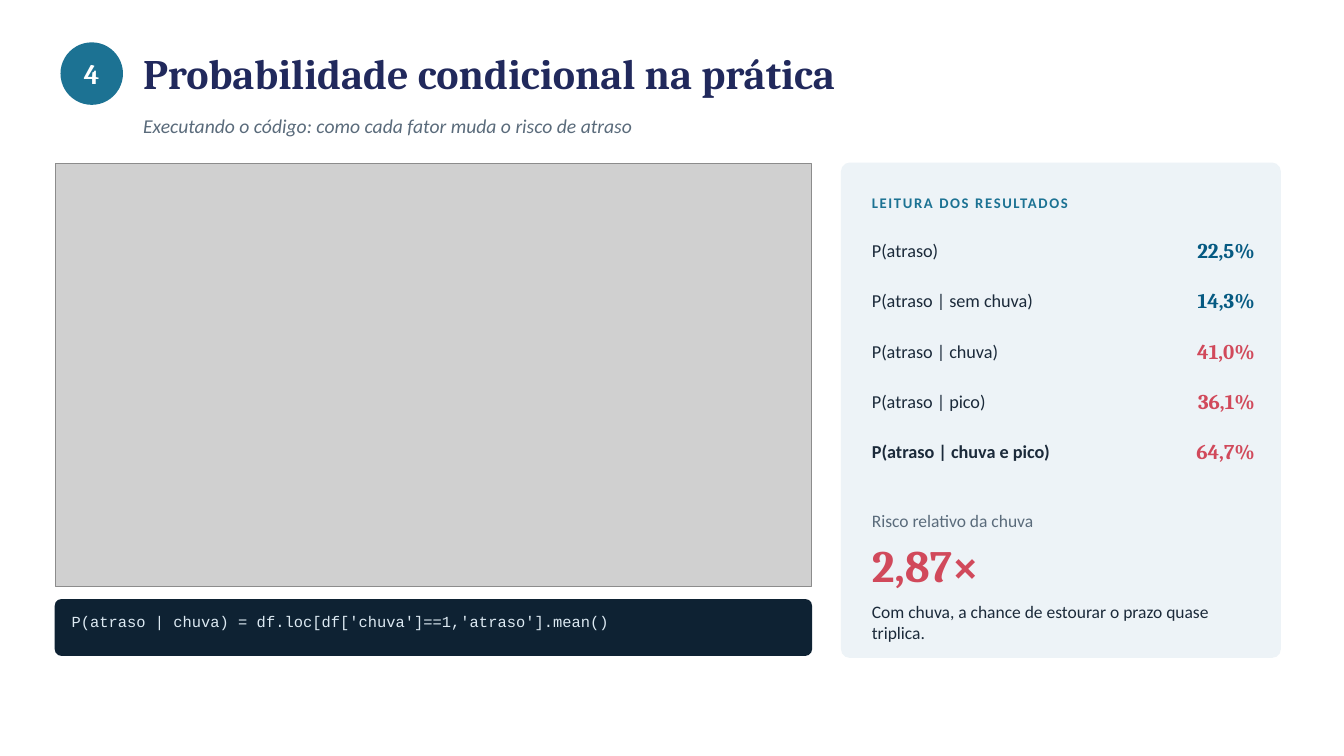
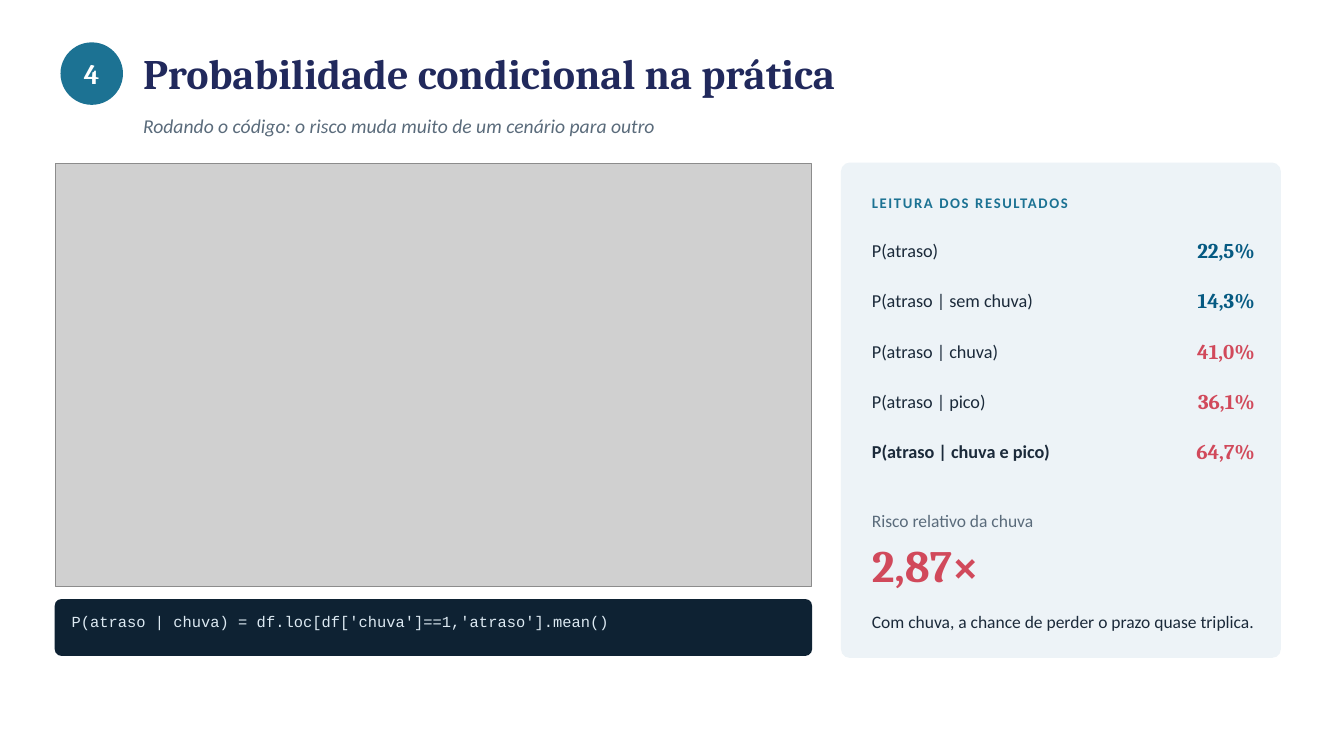
Before and after one commit to susuelen153-design/Projeto-Python, a slide deck: slide 5 of checkpoint4/apresentacao_cp4.pptx. Drawn at 1344x756 pixels with LibreOffice and Linux fonts; fonts in the diff are those of the drawing; grey boxes stand for pictures. Boxes give left, top, right and bottom in pixels: in the first picture for what was removed or moved away, otherwise in the second. Text is boxed around its words. In the diff, an @@ line names an element or a change of style, - is before the commit and + after.

```diff
--- a/checkpoint4/apresentacao_cp4.pptx
+++ b/checkpoint4/apresentacao_cp4.pptx
@@ text at bbox=[143, 119, 655, 137]: text changed @@
-Executando o código: como cada fator muda o risco de atraso
+Rodando o código: o risco muda muito de um cenário para outro
@@ text at bbox=[872, 616, 1254, 631]: text changed @@
-Com chuva, a chance de estourar o prazo quase triplica.
+Com chuva, a chance de perder o prazo quase triplica.
```
Also in this commit, not shown: 10 other slides changed, 4 other files.
